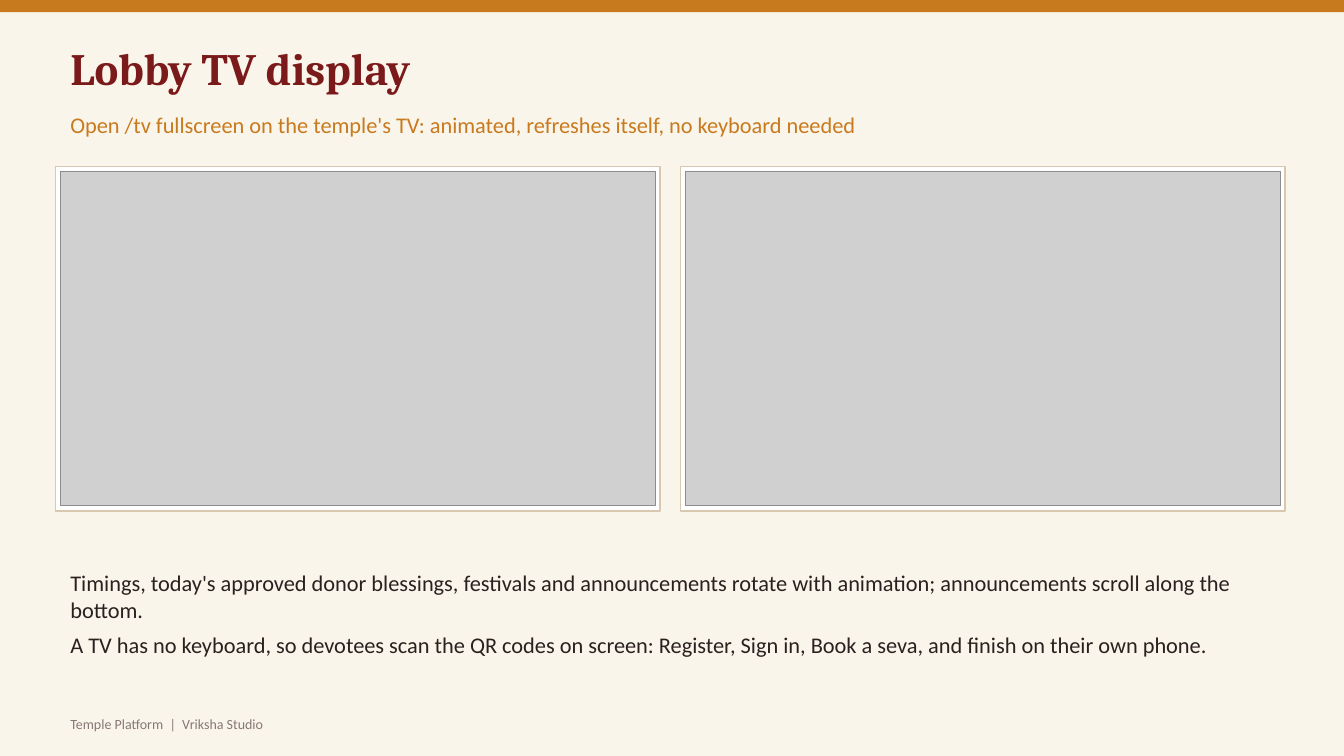
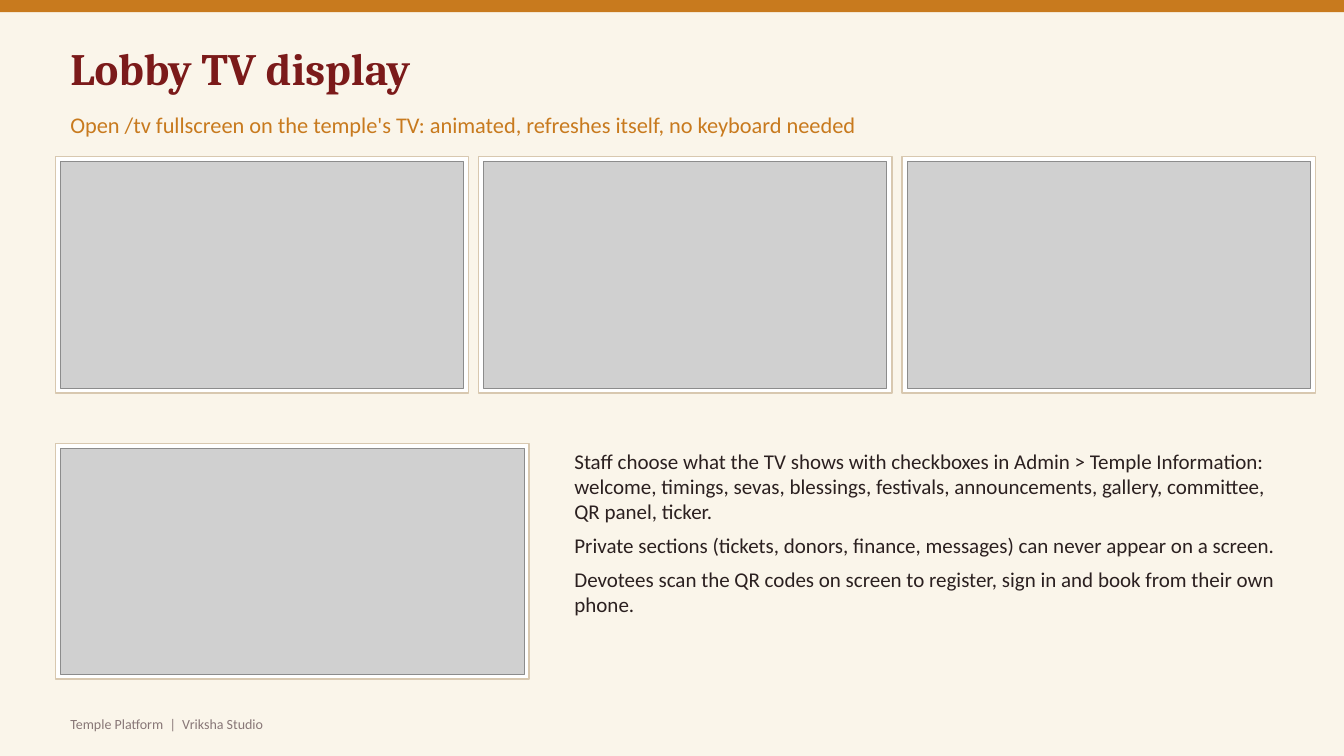
Before and after one commit to Chaithumoorpa/svvd-thorur, a slide deck: slide 10 of docs/pitch/Temple_Platform_Demo.pptx. Drawn at 1344x756 pixels with LibreOffice and Linux fonts; fonts in the diff are those of the drawing; grey boxes stand for pictures. Boxes give left, top, right and bottom in pixels: in the first picture for what was removed or moved away, otherwise in the second. Text is boxed around its words. In the diff, an @@ line names an element or a change of style, - is before the commit and + after.

```diff
--- a/docs/pitch/Temple_Platform_Demo.pptx
+++ b/docs/pitch/Temple_Platform_Demo.pptx
@@ rectangle: place and size @@
-rectangle at (55, 166, 660, 511)
+rectangle at (55, 156, 469, 393)
@@ picture: place and size @@
-picture at (60, 171, 655, 506)
+picture at (60, 161, 464, 388)
@@ rectangle: place and size @@
-rectangle at (681, 166, 1286, 511)
+rectangle at (479, 156, 892, 393)
@@ picture added at (484, 161, 887, 388) @@
@@ picture removed at (686, 171, 1280, 506) @@
@@ rectangle added at (902, 156, 1316, 393), fill #FFFFFF, outline #D8C8B0 1 pt @@
@@ picture added at (907, 161, 1311, 388) @@
@@ rectangle added at (55, 444, 529, 680), fill #FFFFFF, outline #D8C8B0 1 pt @@
@@ picture added at (60, 449, 524, 675) @@
@@ text added at (574, 454, 1274, 616), 15 pt, text #2B2020 @@
+Staff choose what the TV shows with checkboxes in Admin > Temple Information: welcome, timings, sevas, blessings, festivals, announcements, gallery, committee, QR panel, ticker.
+Private sections (tickets, donors, finance, messages) can never appear on a screen.
+Devotees scan the QR codes on screen to register, sign in and book from their own phone.
@@ text removed at (70, 575, 1230, 657) @@
-Timings, today's approved donor blessings, festivals and announcements rotate with animation; announcements scroll along the bottom.
-A TV has no keyboard, so devotees scan the QR codes on screen: Register, Sign in, Book a seva, and finish on their own phone.
```
Also in this commit, not shown: 30 other files.
